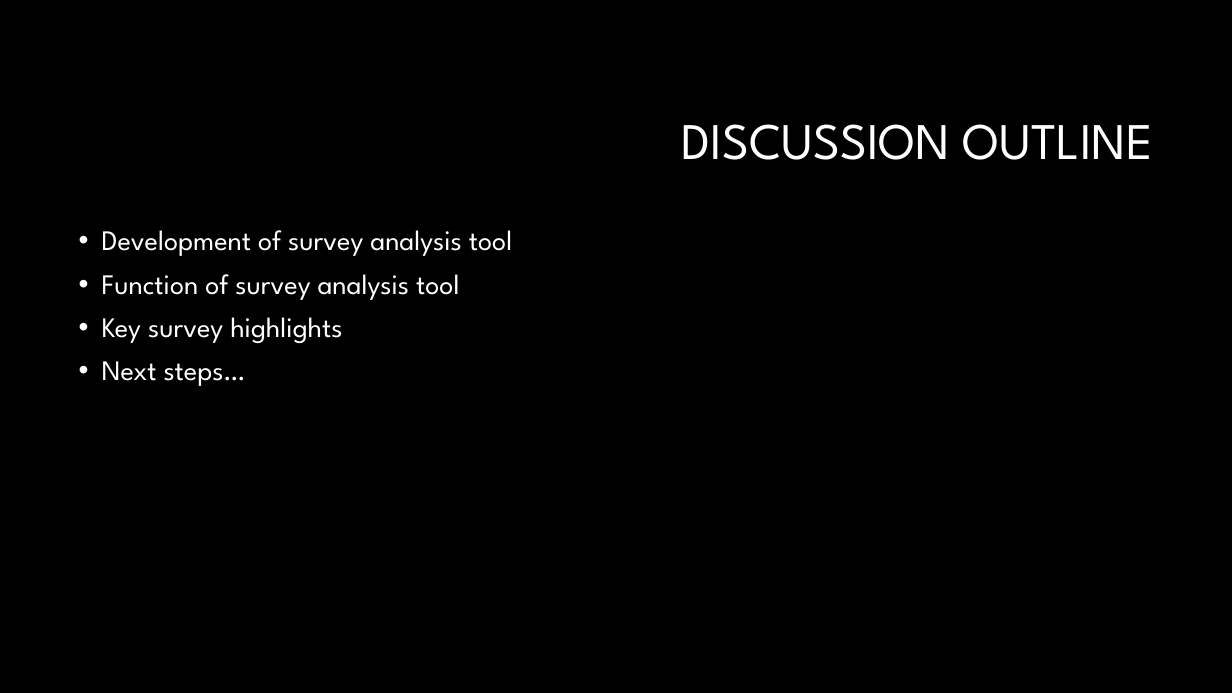
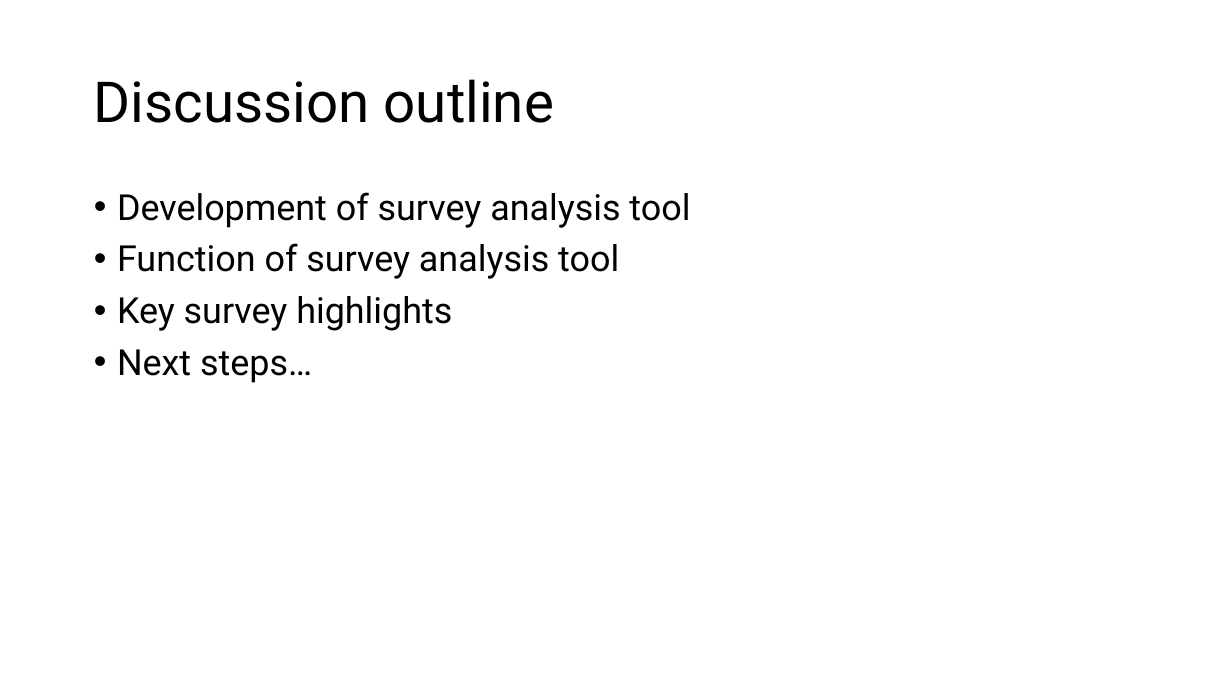
Before and after one commit to desmond-lartey/Wildfire-Assessment, a slide deck: slide 2 of Wildfire Assessment edited2.pptx. Drawn at 1232x693 pixels with LibreOffice and Linux fonts; fonts in the diff are those of the drawing; background and template pictures are left out. Boxes give left, top, right and bottom in pixels: in the first picture for what was removed or moved away, otherwise in the second. Text is boxed around its words. In the diff, an @@ line names an element or a change of style, - is before the commit and + after.

```diff
--- a/Wildfire Assessment edited2.pptx
+++ b/Wildfire Assessment edited2.pptx
@@ background #000000 to #FFFFFF @@
@@ title at (x1=94, y1=79, x2=554, y2=123): text changed; size 40 to 44 pt; font League Spartan to Roboto; text colour #FFFFFF to #000000 @@
-DISCUSSION OUTLINE
+Discussion outline
@@ text "Development of survey analysis tool" moved from (x1=102, y1=230, x2=512, y2=386) to (x1=117, y1=192, x2=690, y2=383) @@
@@ text "Development of survey analysis tool" at (x1=117, y1=192, x2=690, y2=383): size 22 to 28 pt, font League Spartan to Roboto, text colour #FFFFFF to #000000 @@
```
Also in this commit, not shown: 29 other slides changed, 1 slide added, 1 slide removed, 23 other files.
